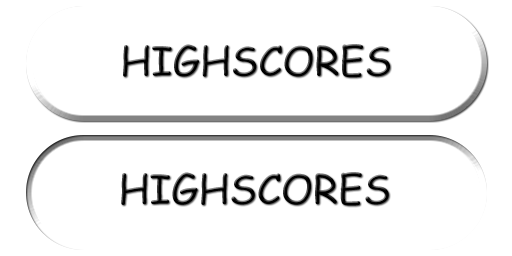
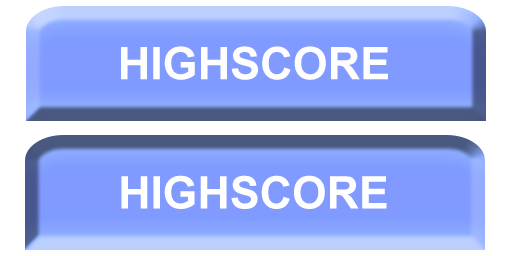
The second 512×256 image is a revision of the first. Changes to its layers:
painted on "txt2" over [121, 172, 389, 209]
painted on "txt1" over [121, 44, 390, 80]
added layer "Form 1 kopier" above "Form 1" over [25, 135, 485, 250]
added layer "Form 1" above "rect2" over [26, 6, 486, 121]
hid "rect2" over [26, 135, 487, 250]
hid "rect1" over [26, 6, 487, 121]
